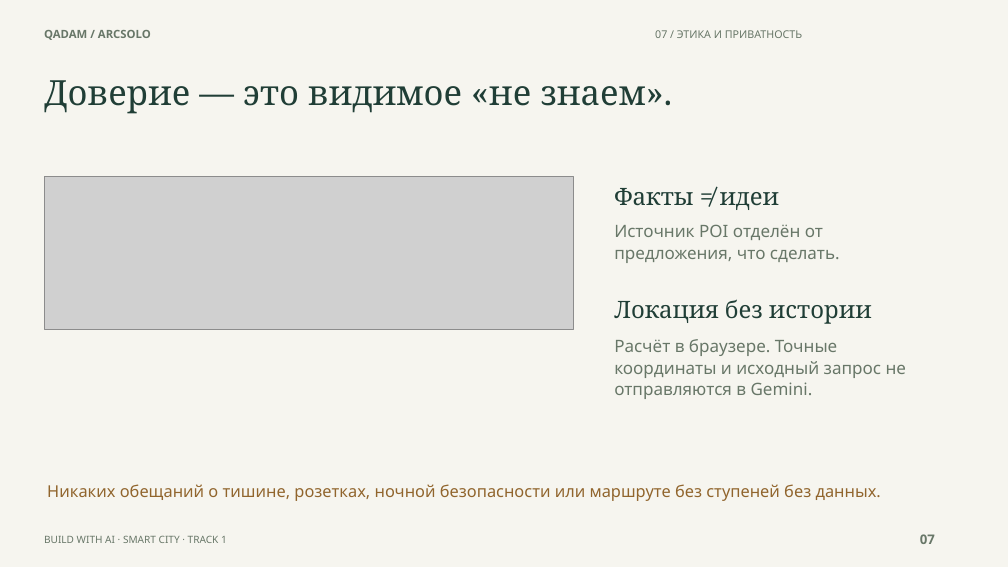
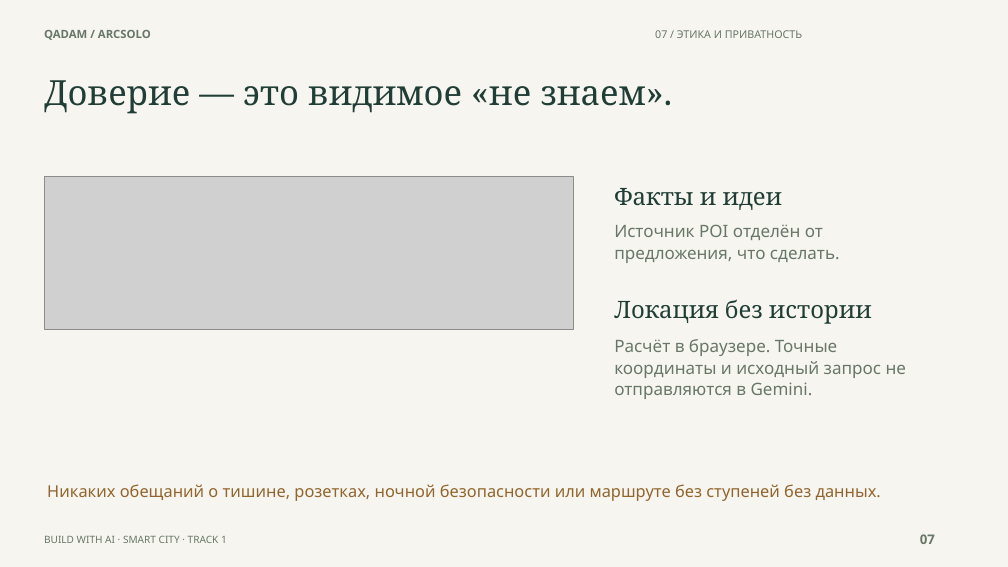
Before and after one commit to Csadow/qadam-astana, a slide deck: slide 7 of presentation/Qadam_ArcSolo_pitch_RU.pptx. Drawn at 1008x567 pixels with LibreOffice and Linux fonts; fonts in the diff are those of the drawing; grey boxes stand for pictures. Boxes give left, top, right and bottom in pixels: in the first picture for what was removed or moved away, otherwise in the second. Text is boxed around its words. In the diff, an @@ line names an element or a change of style, - is before the commit and + after.

Commit message:
docs: finalize ArcSolo pitch, demo video, and submission package

```diff
--- a/presentation/Qadam_ArcSolo_pitch_RU.pptx
+++ b/presentation/Qadam_ArcSolo_pitch_RU.pptx
@@ text at [614, 188, 783, 210]: text changed @@
-Факты ≠ идеи
+Факты и идеи
```
Also in this commit, not shown: 8 other files.
